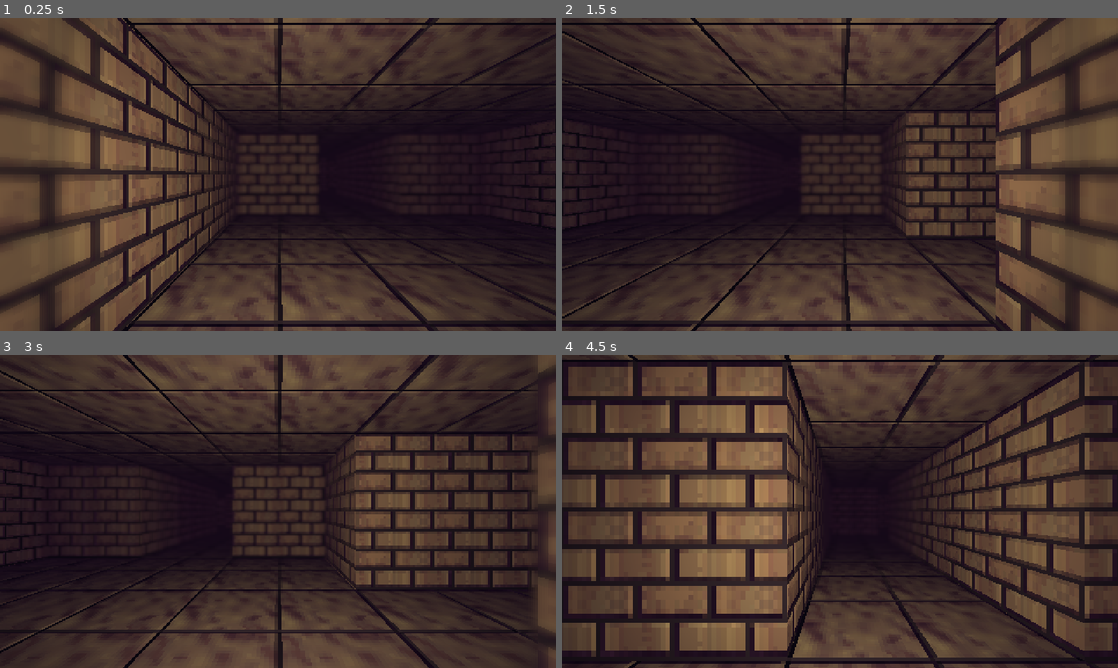
Above: before the commit, frames 1-4 (two rows, left to right).
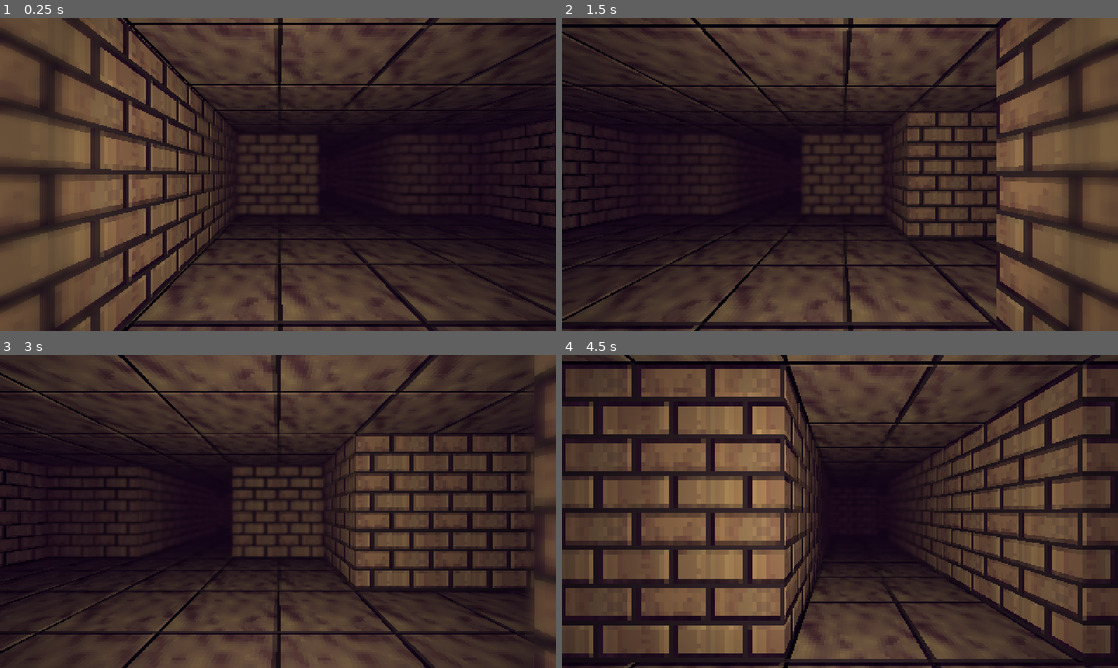
Above: after the commit, the same moments.

Repository: uheartbeast/3d-dungeon
Game: Godot game, scene res://World.tscn
Same seed, same stepped clock (60 frames per second), same inputs: the game is played once before the commit and once after it.
Inputs:
- Up to frame 1 (0.25 s): no input
- Up to frame 2 (1.5 s): tap Enter at 0.5 s; hold D (strafe_right) 0.53-1.28 s; hold S (back) from 1.28 s (still down)
- Up to frame 3 (3 s): tap Space at 2 s; release S (back) at 2.03 s; hold D (strafe_right) 2.03-2.78 s; tap Enter at 2.75 s; hold W (forward) from 2.78 s (still down)
- Up to frame 4 (4.5 s): release W (forward) at 3.53 s; hold A (strafe_left) from 3.53 s (still down)

The runs differ from the first frame. In frame 2, 8.2% of the frame differs, in the area x 0-100%, y 0-100%; in frame 3, 6.2%; in frame 4, 14%.

Commit message:
Added a small walk animation

Diff:
--- a/Player.gd
+++ b/Player.gd
@@ -31,6 +31,7 @@
 		set_physics_process(false)
 		yield(tween_rotation(-PI/2), "completed")
 		set_physics_process(true)
+		print(rotation_degrees)
 
 func collision_check(direction):
 	return direction.is_colliding()
@@ -40,6 +41,7 @@
 	return direction.get_collider().global_transform.origin - global_transform.origin
 
 func tween_translation(change):
+	$AnimationPlayer.play("Step")
 	tween.interpolate_property(
 		self, "translation", translation, translation + change,
 		0.5, Tween.TRANS_QUAD, Tween.EASE_IN_OUT
--- a/Player.tscn
+++ b/Player.tscn
@@ -1,6 +1,38 @@
-[gd_scene load_steps=2 format=2]
+[gd_scene load_steps=4 format=2]
 
 [ext_resource path="res://Player.gd" type="Script" id=1]
+
+[sub_resource type="Animation" id=1]
+length = 0.001
+tracks/0/type = "value"
+tracks/0/path = NodePath("Camera:translation")
+tracks/0/interp = 1
+tracks/0/loop_wrap = true
+tracks/0/imported = false
+tracks/0/enabled = true
+tracks/0/keys = {
+"times": PoolRealArray( 0 ),
+"transitions": PoolRealArray( 1 ),
+"update": 0,
+"values": [ Vector3( 0, 1, 0.5 ) ]
+}
+
+[sub_resource type="Animation" id=2]
+resource_name = "Step"
+length = 0.5
+step = 0.05
+tracks/0/type = "value"
+tracks/0/path = NodePath("Camera:translation")
+tracks/0/interp = 2
+tracks/0/loop_wrap = true
+tracks/0/imported = false
+tracks/0/enabled = true
+tracks/0/keys = {
+"times": PoolRealArray( 0, 0.15, 0.25, 0.4, 0.5 ),
+"transitions": PoolRealArray( 1, 1, 1, 1, 1 ),
+"update": 0,
+"values": [ Vector3( 0, 1, 0.5 ), Vector3( 0.02, 1.02, 0.5 ), Vector3( 0, 1, 0.5 ), Vector3( -0.02, 1.02, 0.5 ), Vector3( 0, 1, 0.5 ) ]
+}
 
 [node name="Player" type="Spatial"]
 script = ExtResource( 1 )
@@ -57,3 +89,7 @@
 spot_attenuation = 2.37841
 spot_angle = 64.36
 spot_angle_attenuation = 3.03143
+
+[node name="AnimationPlayer" type="AnimationPlayer" parent="."]
+anims/RESET = SubResource( 1 )
+anims/Step = SubResource( 2 )
--- a/World.gd
+++ b/World.gd
@@ -8,6 +8,8 @@
 
 func _ready():
 	var environment = get_tree().root.world.fallback_environment
+	environment.background_mode = Environment.BG_COLOR
+	environment.background_color = Color.black
 	environment.ambient_light_color = Color("432d6d")
 	environment.dof_blur_far_enabled = true
 	environment.dof_blur_near_enabled = true
--- a/default_env.tres
+++ b/default_env.tres
@@ -4,7 +4,6 @@
 
 [resource]
 background_sky = SubResource( 1 )
-background_color = Color( 0.117647, 0.117647, 0.117647, 1 )
 ambient_light_color = Color( 1, 1, 1, 1 )
 ambient_light_sky_contribution = 0.0
 dof_blur_far_distance = 3.0
Not shown, removed: Face.mtl
Not shown, removed: Face.obj
